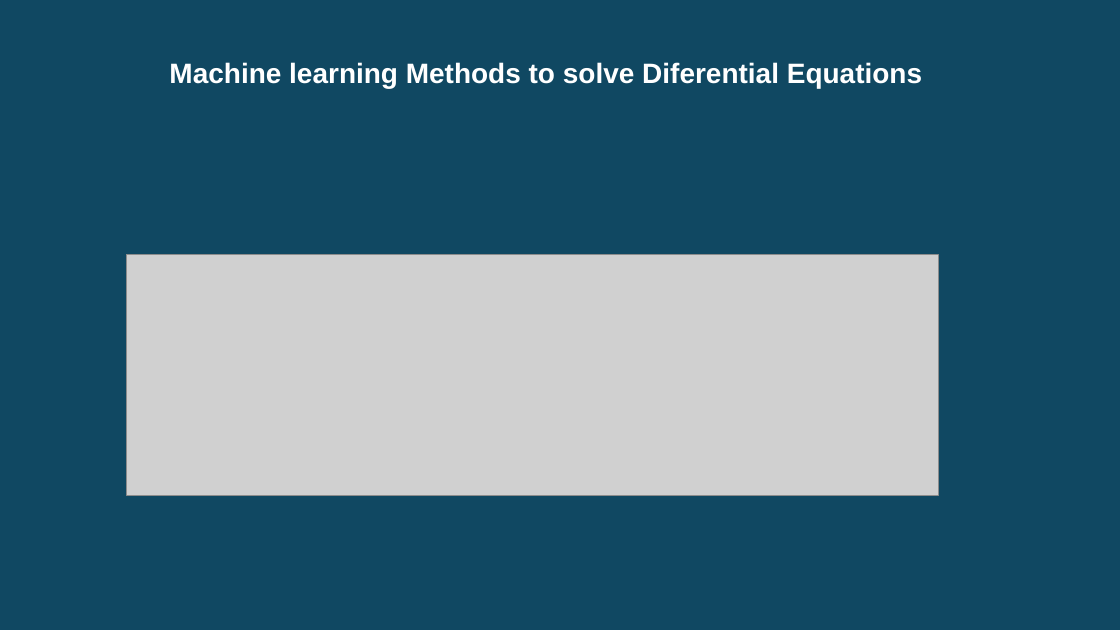
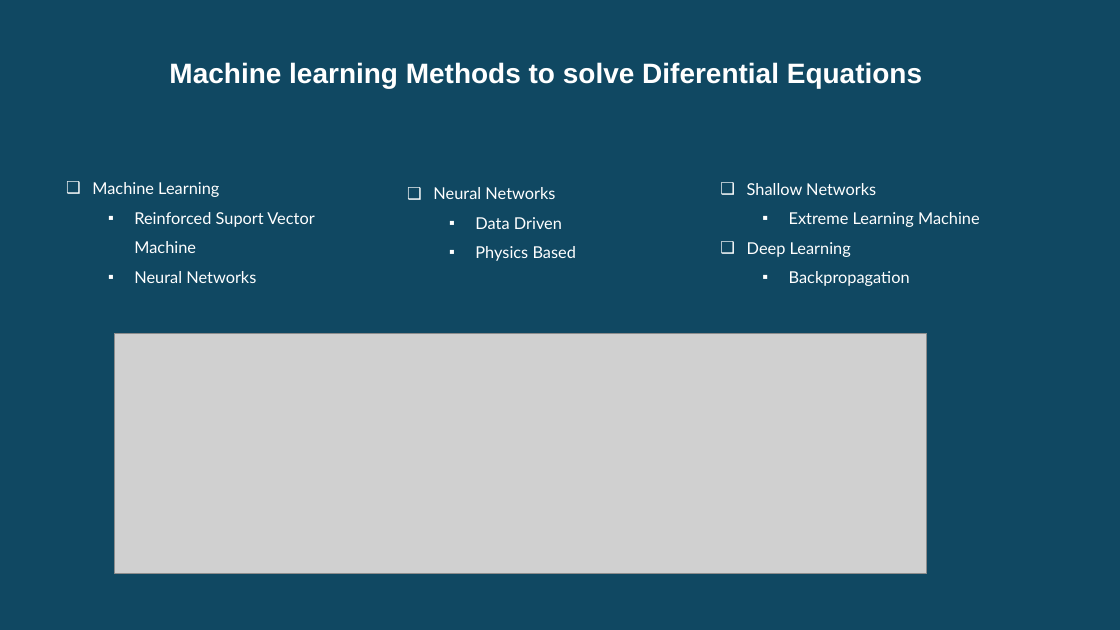
Before and after one commit to oscar-rincon/Review-Seismic-Waves, a slide deck: slide 7 of slides/reunión_27_07_2024.pptx (slide 6 before the commit). Drawn at 1120x630 pixels with LibreOffice and Linux fonts; fonts in the diff are those of the drawing; grey boxes stand for pictures. Boxes give left, top, right and bottom in pixels: in the first picture for what was removed or moved away, otherwise in the second. Text is boxed around its words. In the diff, an @@ line names an element or a change of style, - is before the commit and + after.

```diff
--- a/slides/reunión_27_07_2024.pptx
+++ b/slides/reunión_27_07_2024.pptx
@@ text added at (92, 182, 314, 283), 14 pt, text #FFFFFF @@
+❑ Machine Learning
+  ▪ Reinforced Suport Vector Machine
+  ▪ Neural Networks
@@ text added at (433, 187, 576, 261), 14 pt, text #FFFFFF @@
+❑ Neural Networks
+  ▪ Data Driven
+  ▪ Physics Based
@@ text added at (747, 183, 980, 286), 14 pt, text #FFFFFF @@
+❑ Shallow Networks
+  ▪ Extreme Learning Machine
+❑ Deep Learning
+  ▪ Backpropagation
@@ picture: place and size @@
-picture at (127, 255, 939, 495)
+picture at (115, 334, 927, 574)
```
Also in this commit, not shown: 4 other slides changed, 2 slides added, 1 slide removed, 2 other files.
